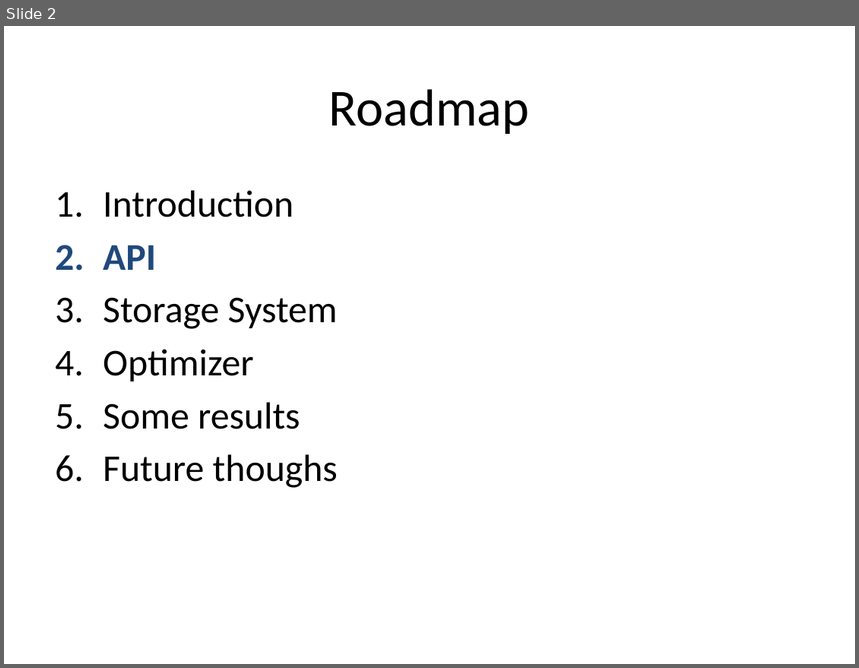
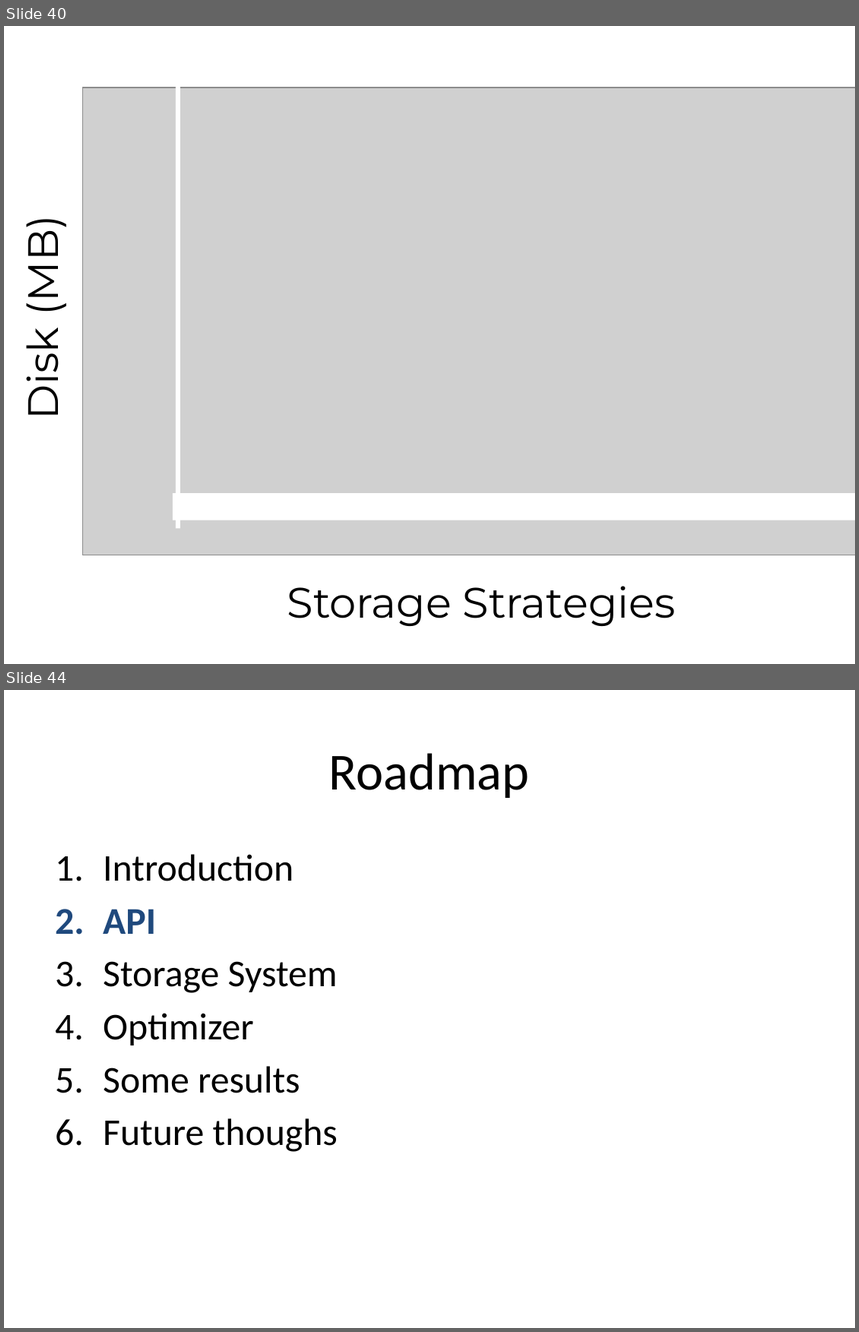
Before and after one commit to sirrice/subzero-paper, a slide deck: talk/icde2013_oldslides.pptx. Shown one above the other, each under a label of ours: slide 2 before the commit, slides 40 and 44 after it; the slides between them are not shown. The pictures are 859x668 and 859x1332 pixels, drawn with LibreOffice and Linux fonts; fonts in the diff are those of the drawing; grey boxes stand for pictures. Boxes give left, top, right and bottom in pixels: in the first picture for what was removed or moved away, otherwise in the second. Text is boxed around its words. In the diff, an @@ line names an element or a change of style, - is before the commit and + after.

```diff
--- a/talk/icde2013_oldslides.pptx
+++ b/talk/icde2013_oldslides.pptx
@@ slide 40 added at (x1=4, y1=26, x2=855, y2=664), background #FFFFFF @@
@@ rectangle added at (x1=176, y1=53, x2=180, y2=528), fill #FFFFFF @@
@@ picture added at (x1=82, y1=88, x2=855, y2=556) @@
@@ text added at (x1=12, y1=225, x2=70, y2=415), 36 pt, text #000000 @@
+Disk (MB)
@@ rectangle added at (x1=173, y1=493, x2=855, y2=521), fill #FFFFFF @@
@@ text added at (x1=287, y1=586, x2=676, y2=626), 36 pt, text #000000 @@
+Storage Strategies
@@ what was slide 2 is now slide 44 @@
```
Also in this commit, not shown: 41 other slides added, 2 other files.
